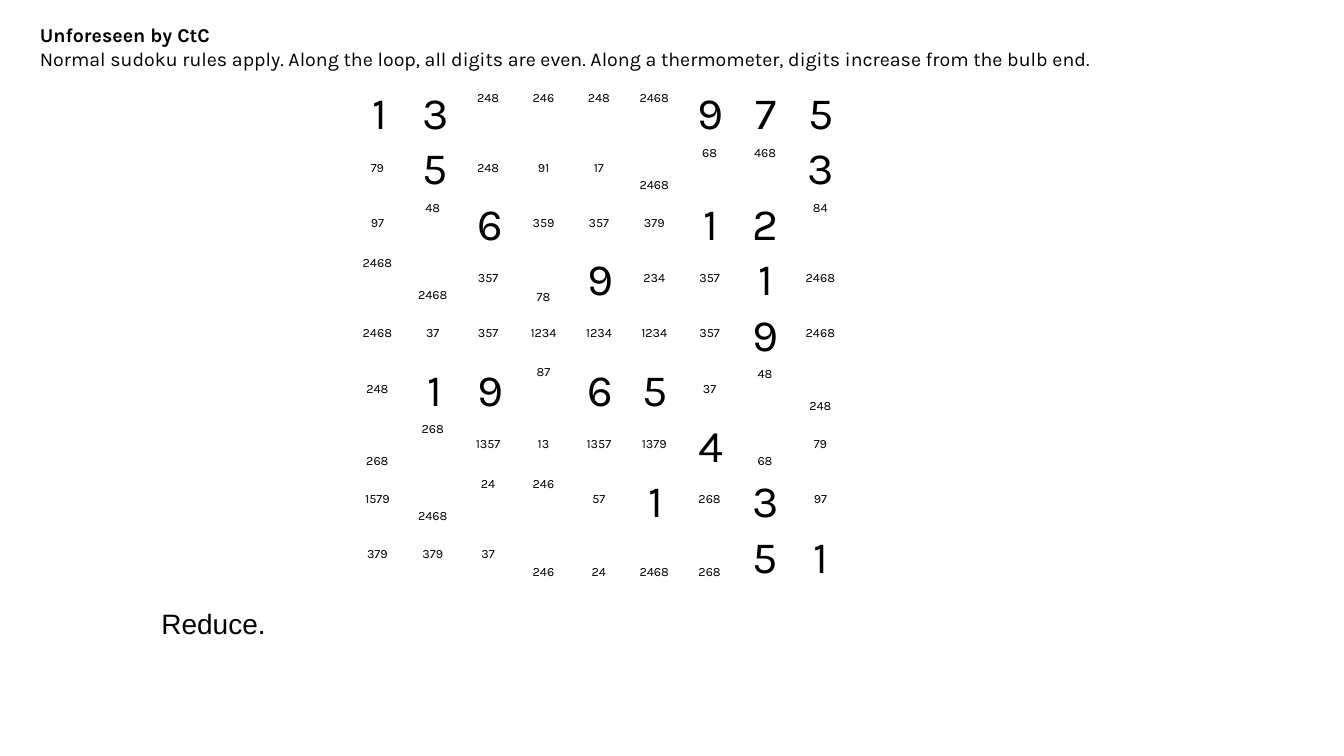
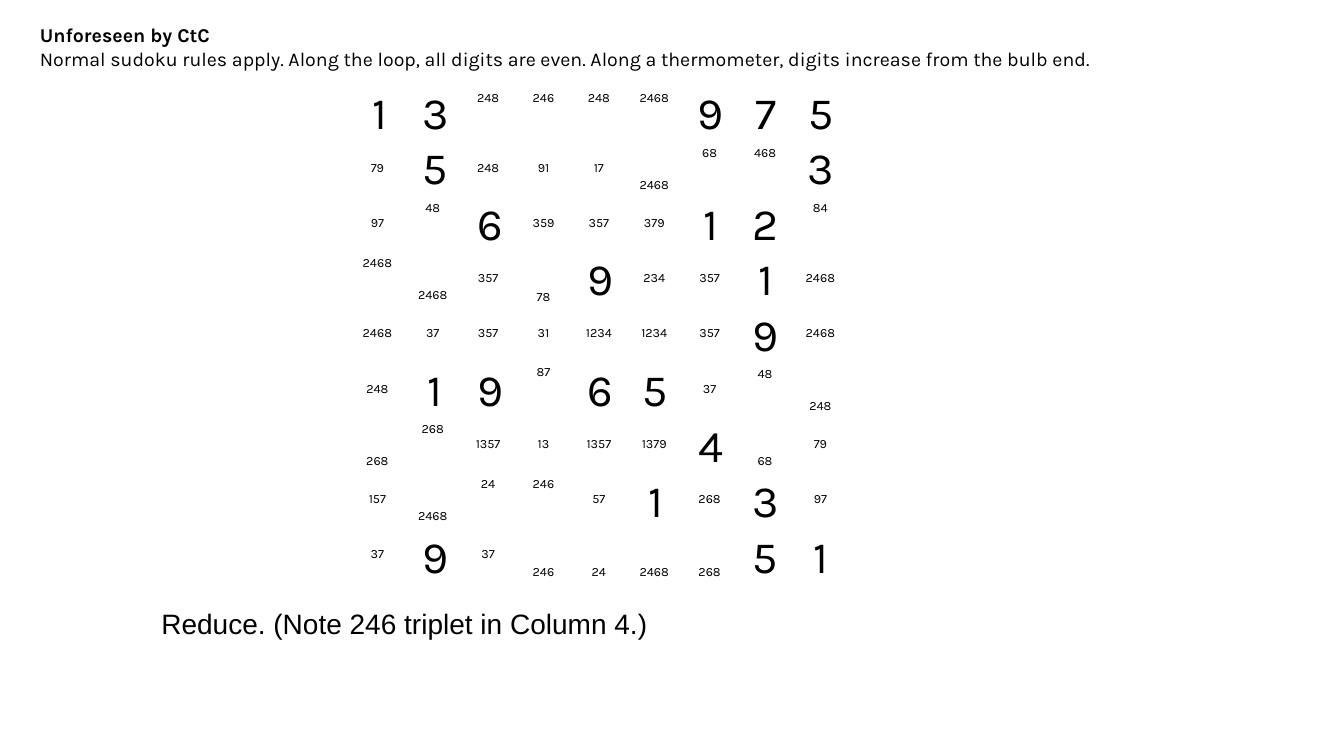
Before and after one commit to jhardis/WSJ_Number_Puzzles, a slide deck: slide 11 of 20261010_2.pptx. Drawn at 1344x756 pixels with LibreOffice and Linux fonts; fonts in the diff are those of the drawing; background and template pictures are left out. Boxes give left, top, right and bottom in pixels: in the first picture for what was removed or moved away, otherwise in the second. Text is boxed around its words. In the diff, an @@ line names an element or a change of style, - is before the commit and + after.

```diff
--- a/20261010_2.pptx
+++ b/20261010_2.pptx
@@ text at (538,329,550,337): text changed @@
-1234
+31
@@ text at (369,495,386,503): text changed @@
-1579
+157
@@ text at (371,550,384,558): text changed @@
-379
+37
@@ text removed at (422,550,443,558) @@
-379
@@ text added at (422,544,448,574), 32 pt, text #000000 @@
+9
@@ text at (161,613,647,639): text changed @@
-Reduce.
+Reduce. (Note 246 triplet in Column 4.)
```
Also in this commit, not shown: 11 other slides changed.
